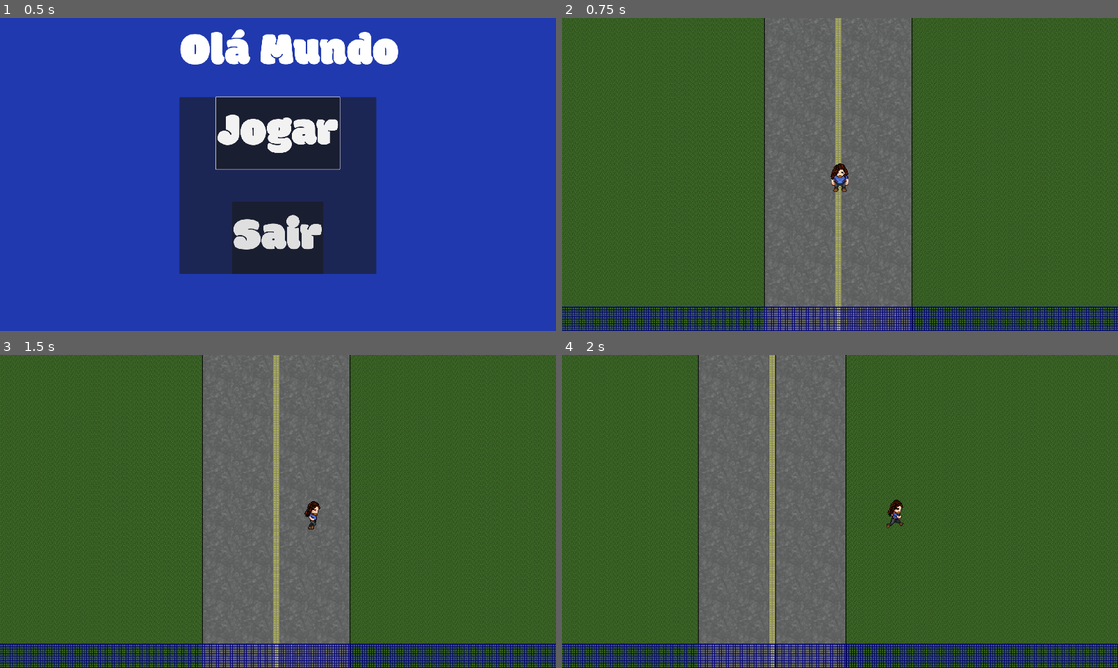
Above: before the commit, frames 1-4 (two rows, left to right).
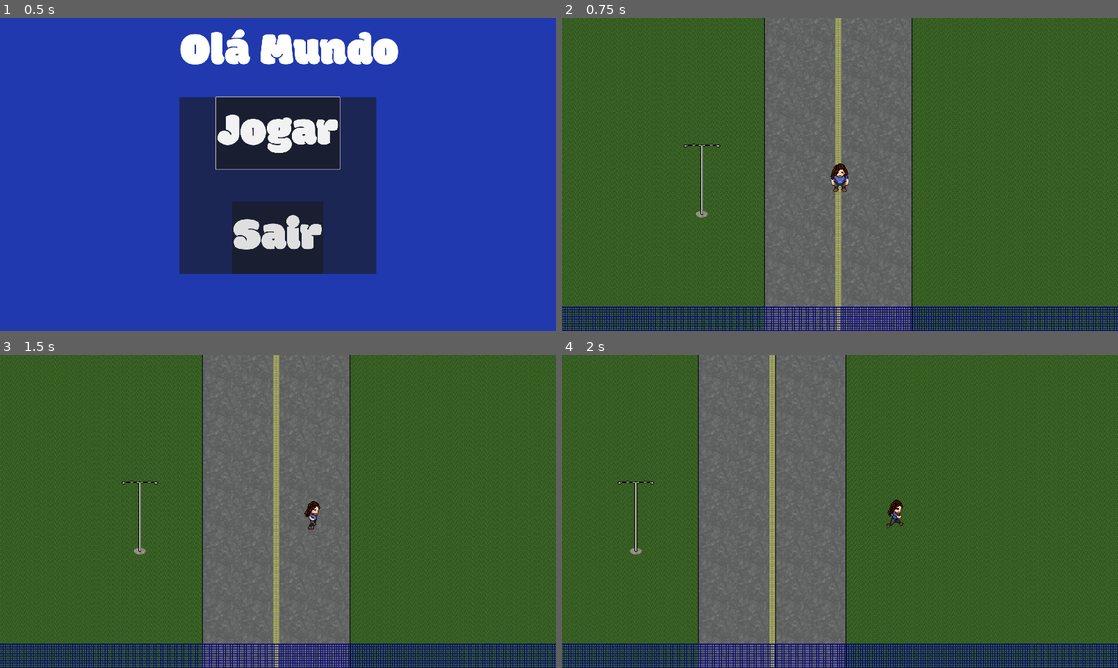
Above: after the commit, the same moments.

Repository: profgstv/ola-mundo-sab-manha
Game: Godot game, scene res://scenes/title_screen.tscn
The game is run twice, just before and just after one commit, with the same random seed, the same clock (stepped at 60 frames per second) and the same inputs.
Inputs:
- Up to frame 1 (0.5 s): no input
- Up to frame 2 (0.75 s): click "Jogar" at 0.5 s
- Up to frame 3 (1.5 s): tap Enter (ui_accept) at 1.25 s; hold Right (ui_right) from 1.28 s (still down)
- Up to frame 4 (2 s): keep holding Right (ui_right); tap Enter (ui_accept) at 1.52 s

Frame 1 is identical in both runs. In frame 2, 0.2% of the frame differs, in the area x 21-29%, y 40-64%; in frame 3, 0.2%; in frame 4, 0.2%, in the area x 10-17%, y 40-64%.

Commit message:
Level Design - Objetos de Cenário

Diff:
--- a/scenes/level01.tscn
+++ b/scenes/level01.tscn
@@ -4,6 +4,7 @@
 [ext_resource type="PackedScene" uid="uid://doysqa4mplu8m" path="res://scenes/templates/player.tscn" id="2_8es24"]
 [ext_resource type="Texture2D" uid="uid://ce2q1jcnktqrj" path="res://assets/tiles/fcsbc_gates_and_fences.png" id="3_gbk3v"]
 [ext_resource type="PackedScene" uid="uid://dvdplw0xgpq6b" path="res://scenes/templates/fabrica_predio.tscn" id="4_l8gd6"]
+[ext_resource type="PackedScene" uid="uid://bke3a6cuunc10" path="res://scenes/templates/poste.tscn" id="5_ih8w3"]
 
 [sub_resource type="TileSetAtlasSource" id="TileSetAtlasSource_l8gd6"]
 texture = ExtResource("3_gbk3v")
@@ -116,3 +117,6 @@
 
 [node name="FabricaPredio" parent="." unique_id=1812977375 instance=ExtResource("4_l8gd6")]
 position = Vector2(1098, 2196)
+
+[node name="Poste" parent="." unique_id=602146019 instance=ExtResource("5_ih8w3")]
+position = Vector2(596, 2906)
--- /dev/null
+++ b/scenes/templates/objetos.tscn
@@ -0,0 +1,14 @@
+[gd_scene format=3 uid="uid://cuk4ppkqa83k"]
+
+[ext_resource type="Texture2D" uid="uid://dran5raydpn3n" path="res://assets/tiles/fcsbc_objects.png" id="1_qj4se"]
+
+[sub_resource type="RectangleShape2D" id="RectangleShape2D_fb3m5"]
+
+[node name="Objetos" type="StaticBody2D" unique_id=602146019]
+
+[node name="Sprite2D" type="Sprite2D" parent="." unique_id=1512554474]
+texture = ExtResource("1_qj4se")
+region_enabled = true
+
+[node name="CollisionShape2D" type="CollisionShape2D" parent="." unique_id=699901540]
+shape = SubResource("RectangleShape2D_fb3m5")
--- /dev/null
+++ b/scenes/templates/poste.tscn
@@ -0,0 +1,12 @@
+[gd_scene format=3 uid="uid://bke3a6cuunc10"]
+
+[ext_resource type="PackedScene" uid="uid://cuk4ppkqa83k" path="res://scenes/templates/objetos.tscn" id="1_tare8"]
+
+[node name="Poste" unique_id=602146019 instance=ExtResource("1_tare8")]
+
+[node name="Sprite2D" parent="." index="0" unique_id=1512554474]
+position = Vector2(0, -47)
+region_rect = Rect2(128, 0, 64, 192)
+
+[node name="CollisionShape2D" parent="." index="1" unique_id=699901540]
+position = Vector2(0, 34)
